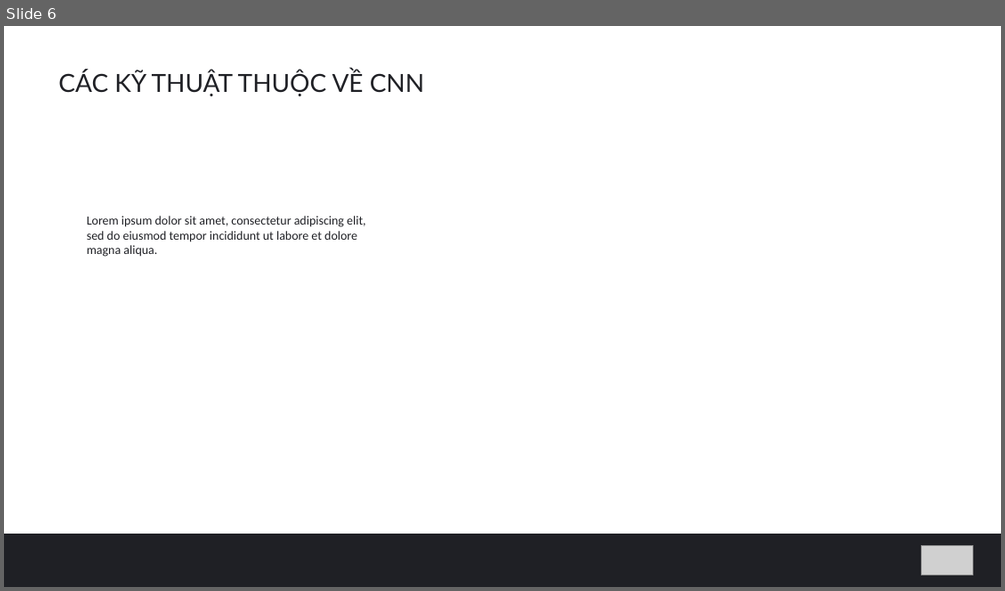
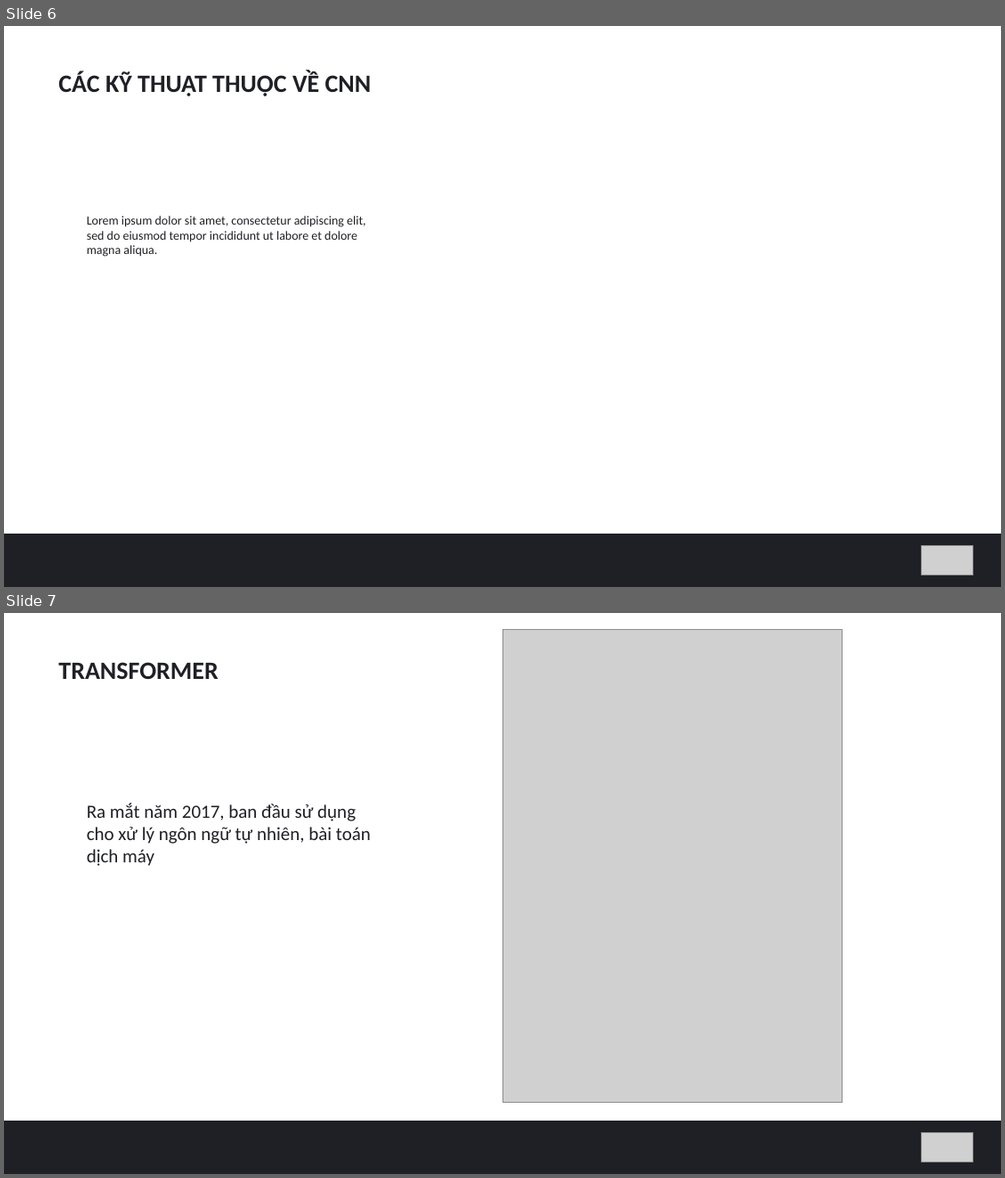
Before and after one commit to hungvm2/MoD_machine_learning, a slide deck: slide.pptx. Shown one above the other, each under a label of ours: slide 6 before the commit, slides 6 and 7 after it. The pictures are 1005x591 and 1005x1178 pixels, drawn with LibreOffice and Linux fonts; fonts in the diff are those of the drawing; grey boxes stand for pictures. Boxes give left, top, right and bottom in pixels: in the first picture for what was removed or moved away, otherwise in the second. Text is boxed around its words. In the diff, an @@ line names an element or a change of style, - is before the commit and + after.

```diff
--- a/slide.pptx
+++ b/slide.pptx
@@ slide 7 added at (x1=4, y1=613, x2=1001, y2=1174), background #FFFFFF @@
@@ picture added at (x1=502, y1=629, x2=843, y2=1103) @@
@@ text added at (x1=58, y1=662, x2=218, y2=679), 24 pt, text #1F2025, bold @@
+TRANSFORMER
@@ text added at (x1=87, y1=803, x2=371, y2=866), 18 pt, text #1F2025 @@
+Ra mắt năm 2017, ban đầu sử dụng cho xử lý ngôn ngữ tự nhiên, bài toán dịch máy
@@ rectangle added at (x1=4, y1=1121, x2=1001, y2=1174), fill #1F2025 @@
@@ picture added at (x1=922, y1=1132, x2=973, y2=1162) @@
@@ slide 6 changed as well @@
@@ text "CÁC KỸ THUẬT THUỘC VỀ ..." at (x1=58, y1=71, x2=372, y2=96): font Lato to Calibri, bold on @@
```
Also in this commit, not shown: 10 other slides changed, 10 other slides added, 4 slides removed, 1 other file.
